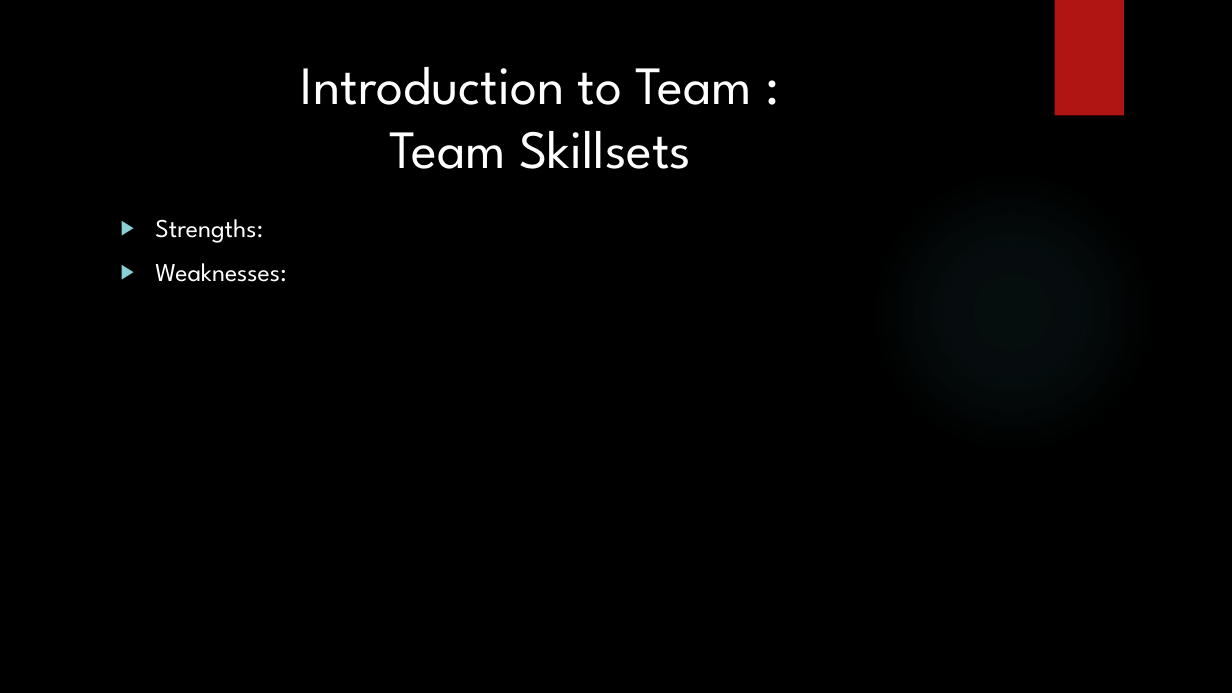
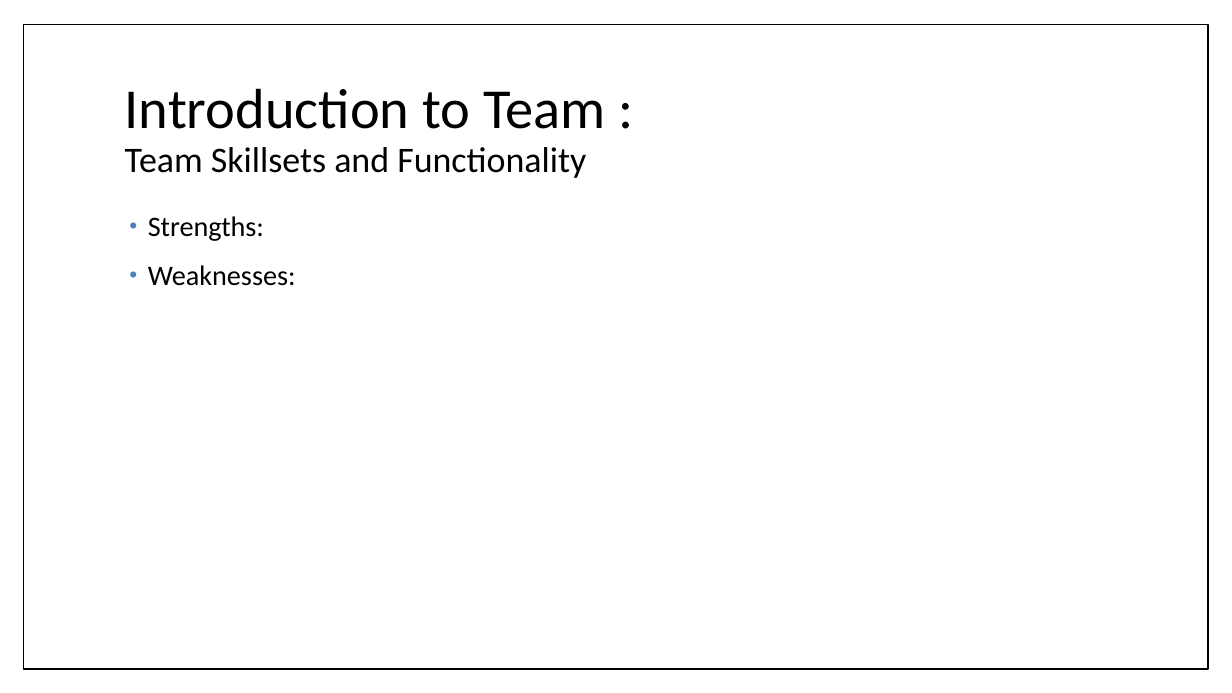
Before and after one commit to umdfeynman/umdfeynman, a slide deck: slide 4 of Work_In_Progress/CS/SPMP_Presentation.pptx. Drawn at 1232x693 pixels with LibreOffice and Linux fonts; fonts in the diff are those of the drawing; background and template pictures are left out. Boxes give left, top, right and bottom in pixels: in the first picture for what was removed or moved away, otherwise in the second. Text is boxed around its words. In the diff, an @@ line names an element or a change of style, - is before the commit and + after.

```diff
--- a/Work_In_Progress/CS/SPMP_Presentation.pptx
+++ b/Work_In_Progress/CS/SPMP_Presentation.pptx
@@ background picture (left out) to #FFFFFF @@
@@ rectangle added at (23, 25, 1208, 669), fill #FFFFFF, outline #000000 1 pt @@
@@ rectangle removed at (1055, 0, 1124, 116) @@
@@ title "Introduction to Team : Team ..." at (125, 88, 606, 178): vertical alignment top to middle @@
@@ title at (125, 88, 606, 178): text changed; size 42 to 28 pt; font League Spartan to Calibri; text colour #FFFFFF to #000000 @@
-Introduction to Team :
-Team Skillsets
+Introduction to Team :
+Team Skillsets and Functionality
@@ ellipse removed at (870, 169, 1154, 454) @@
@@ text "Strengths:" at (148, 216, 296, 286): size 20 to 22 pt, font League Spartan to Calibri, text colour #FFFFFF to #000000; bullet ▶ to •; line spacing 1 to 0.9; more space between paragraphs; bullet colour #8AD0D6 to #4F81BD @@
```
Also in this commit, not shown: 7 other slides changed, 5 slides added, 6 slides removed.
